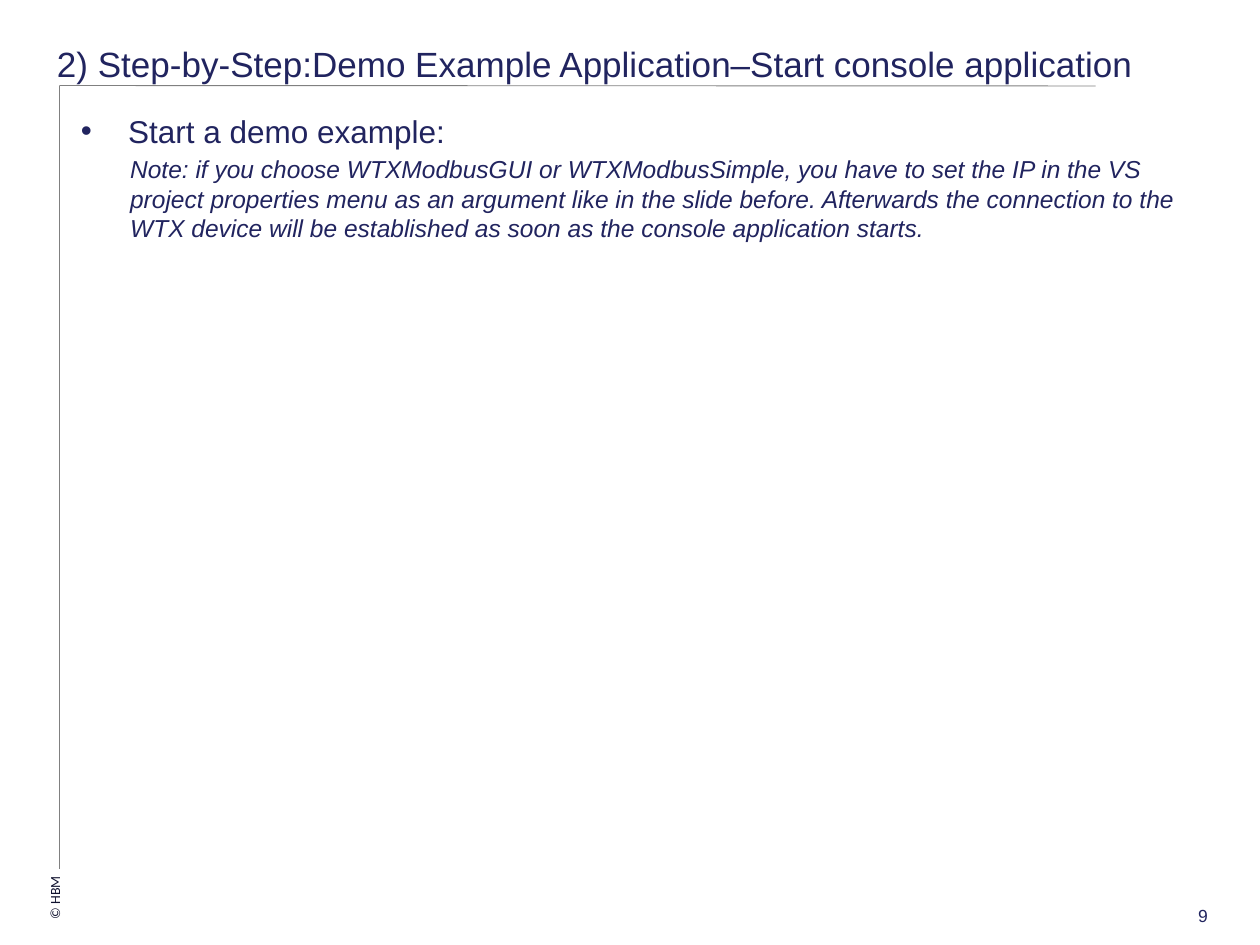
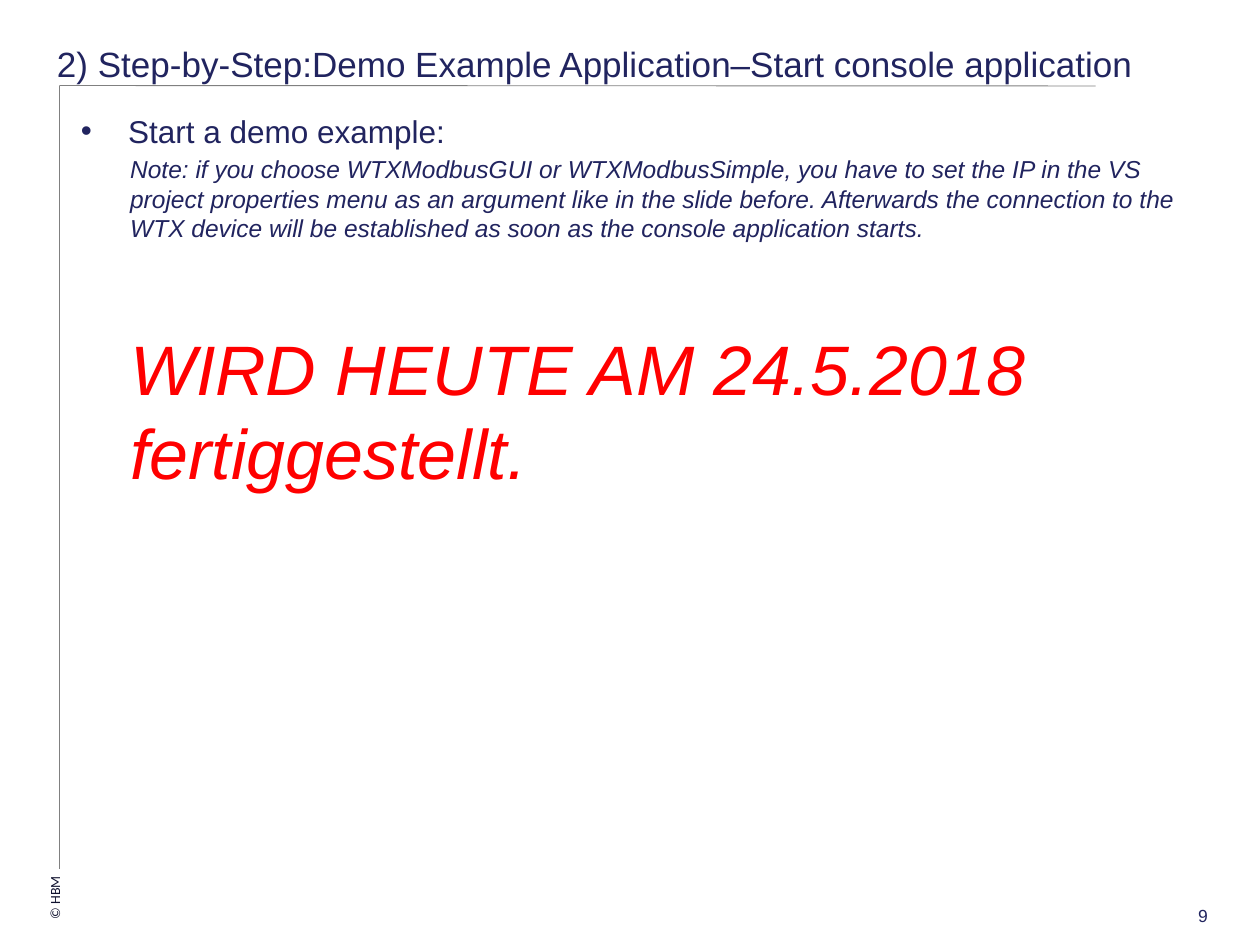
Before and after one commit to FelixHuettlatHBM/ModbusTCP_WTX, a slide deck: slide 9 of Doc/HowTo-WTXModbus.pptx. Drawn at 1260x945 pixels with LibreOffice and Linux fonts; fonts in the diff are those of the drawing; background and template pictures are left out. Boxes give left, top, right and bottom in pixels: in the first picture for what was removed or moved away, otherwise in the second. Text is boxed around its words. In the diff, an @@ line names an element or a change of style, - is before the commit and + after.

```diff
--- a/Doc/HowTo-WTXModbus.pptx
+++ b/Doc/HowTo-WTXModbus.pptx
@@ text at <box>130,346,1025,492</box>: paragraph added @@
+WIRD HEUTE AM 24.5.2018 fertiggestellt.
```
